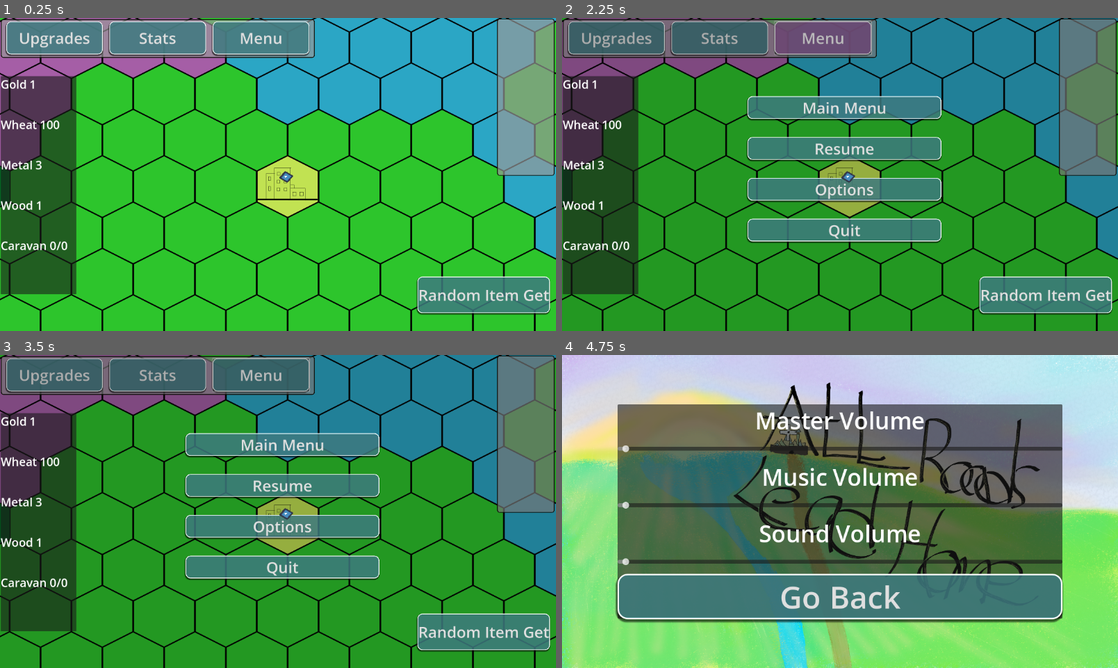
Above: before the commit, frames 1-4 (two rows, left to right).
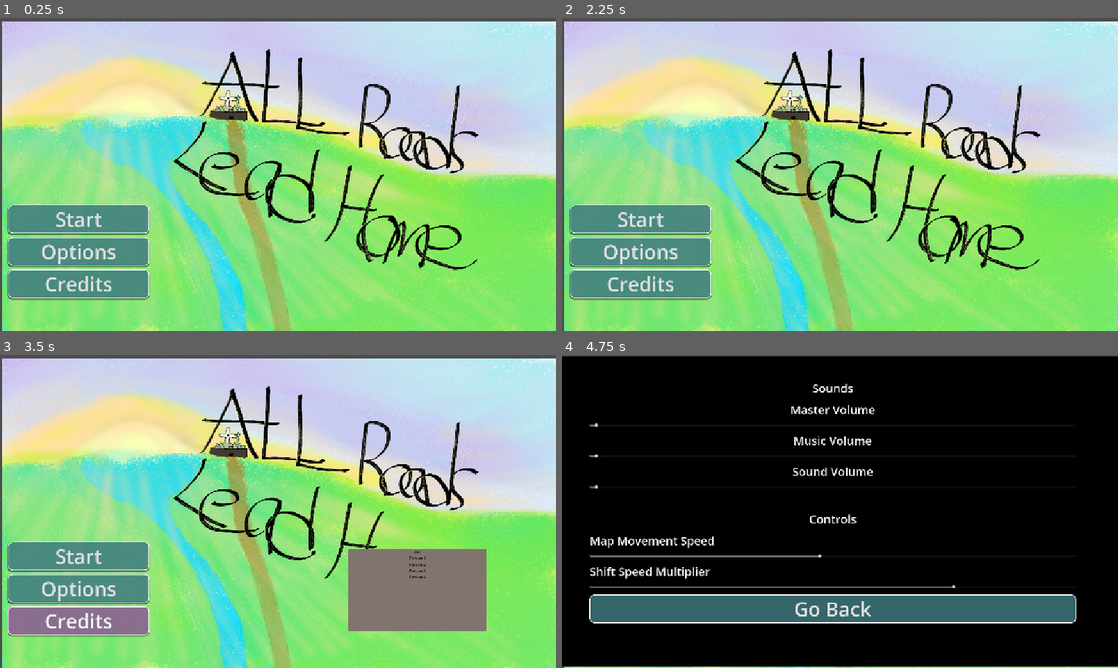
Above: after the commit, the same moments.

Repository: Group05Games/GMTK-Game-Jam-2025
Game: Godot game, scene res://Scenes/main_menu.tscn
Two runs of this game, one before a commit and one after it. Both use one fixed random seed, a clock stepped at 60 frames per second and the inputs below. Before the commit the project starts from res://Scenes/Main.tscn. The engine's default icon, where the game draws it, is replaced by a stand-in: a white triangle on a blue panel in a dark square.
Inputs (mouse positions are in pixels of both pictures, inside the frame that each line leads up to):
- Up to frame 1 (0.25 s): no input
- Up to frame 2 (2.25 s): click (639, 249) at 0.5 s, where only the run after the commit has a clickable "Options"; click (834, 271) at 1.25 s, where only the run after the commit has a clickable "Go Back"; click (823, 36) at 2 s, where only the run before the commit has a clickable "Menu"
- Up to frame 3 (3.5 s): click (77, 621) at 2.75 s, where only the run after the commit has a clickable "Credits"
- Up to frame 4 (4.75 s): click (845, 445) at 3.5 s, where only the run before the commit has a clickable "Main Menu"; click "Options" at 4.25 s

The runs differ from the first frame. In frame 1, 99% of the frame differs, in the area x 0-100%, y 0-100%; in frame 2, 100%; in frame 3, 100%; in frame 4, 93%.

Commit message:
Fixed bugs with main menu and added loading
Fixed bug where main menu couldn't be accessed after loading once.
Updated Project Settings for Itch.io useage.
Ran Test Upload to Itch.io using settings.

Diff:
--- /dev/null
+++ b/new-game-project/Assets/Main_Menu_Theme.tres
@@ -0,0 +1,13 @@
+[gd_resource type="Theme" load_steps=4 format=3 uid="uid://ccg6e0fetg1ag"]
+
+[ext_resource type="StyleBox" uid="uid://cyq5addfhgbpi" path="res://Assets/Button_Hover_Style_Box.tres" id="1_xs8k6"]
+[ext_resource type="StyleBox" uid="uid://cpowr0lmsvg8q" path="res://Assets/Button_Style_Box.tres" id="2_q05kj"]
+[ext_resource type="StyleBox" uid="uid://qhkm68ic818p" path="res://Assets/Button_Pressed_Style_Box.tres" id="3_4fmti"]
+
+[resource]
+Button/font_sizes/font_size = 82
+Button/styles/hover = ExtResource("1_xs8k6")
+Button/styles/normal = ExtResource("2_q05kj")
+Button/styles/pressed = ExtResource("3_4fmti")
+Label/font_sizes/font_size = 48
+Panel/styles/panel = null
--- /dev/null
+++ b/new-game-project/Assets/SoundSettings Theme.tres
@@ -0,0 +1,3 @@
+[gd_resource type="Theme" format=3 uid="uid://ojh06q2lrqd"]
+
+[resource]
--- a/new-game-project/Prefabs/Camera.tscn
+++ b/new-game-project/Prefabs/Camera.tscn
@@ -3,8 +3,8 @@
 [ext_resource type="Script" uid="uid://b6yr7h2iwq52" path="res://Script/CameraController.gd" id="1_regp8"]
 [ext_resource type="Theme" uid="uid://ccoc373wmcfuo" path="res://Assets/Stats_Theme.tres" id="2_yp6pr"]
 [ext_resource type="PackedScene" uid="uid://muge8i3t54oq" path="res://Prefabs/Pause_Menu.tscn" id="3_yp6pr"]
+[ext_resource type="Theme" uid="uid://ccg6e0fetg1ag" path="res://Assets/Main_Menu_Theme.tres" id="4_s857k"]
 [ext_resource type="Script" uid="uid://d0xdcg0uqxfo2" path="res://Script/Stats_Controller.gd" id="4_twoia"]
-[ext_resource type="Theme" uid="uid://bnhtrws5r2en4" path="res://Assets/Menu_Theme.tres" id="5_s857k"]
 
 [node name="Camera2D" type="Camera2D"]
 zoom = Vector2(0.5, 0.5)
@@ -45,26 +45,22 @@
 text = "Menu"
 
 [node name="LogPanel" type="Panel" parent="."]
-offset_left = 908.0
+offset_left = 550.0
 offset_top = -645.0
-offset_right = 1146.0
+offset_right = 1150.0
 offset_bottom = 5.0
 theme = ExtResource("2_yp6pr")
 metadata/_edit_use_anchors_ = true
 
-[node name="PauseMenu" parent="." instance=ExtResource("3_yp6pr")]
-visible = false
-anchors_preset = 0
-anchor_right = 0.0
-anchor_bottom = 0.0
-offset_left = -1163.0
-offset_top = -659.0
-offset_right = 1170.0
-offset_bottom = 656.0
-grow_horizontal = 1
-grow_vertical = 1
-size_flags_horizontal = 3
-size_flags_vertical = 3
+[node name="Log" type="Button" parent="LogPanel"]
+layout_mode = 0
+offset_left = 5.0
+offset_top = 590.0
+offset_right = 595.0
+offset_bottom = 641.0
+theme_override_font_sizes/font_size = 32
+text = "Hide"
+metadata/_edit_use_anchors_ = true
 
 [node name="UpgradesPanel" type="Control" parent="."]
 visible = false
@@ -129,14 +125,29 @@
 
 [node name="GiveMeRandomResource" type="Button" parent="StatsPanel"]
 layout_mode = 0
-offset_left = 578.0
-offset_top = 423.0
-offset_right = 1079.0
-offset_bottom = 574.0
-theme = ExtResource("5_s857k")
+offset_left = 314.0
+offset_top = 417.0
+offset_right = 1016.0
+offset_bottom = 568.0
+theme = ExtResource("4_s857k")
 text = "Random Item Get"
+
+[node name="PauseMenu" parent="StatsPanel" instance=ExtResource("3_yp6pr")]
+visible = false
+anchors_preset = 0
+anchor_right = 0.0
+anchor_bottom = 0.0
+offset_left = -1163.0
+offset_top = -659.0
+offset_right = 1170.0
+offset_bottom = 656.0
+grow_horizontal = 1
+grow_vertical = 1
+size_flags_horizontal = 3
+size_flags_vertical = 3
 
 [connection signal="pressed" from="MenuPanel/HBoxContainer/Upgrades" to="." method="_on_upgrades_pressed"]
 [connection signal="pressed" from="MenuPanel/HBoxContainer/Stats" to="." method="_on_stats_pressed"]
 [connection signal="pressed" from="MenuPanel/HBoxContainer/Menu" to="." method="_on_menu_pressed"]
+[connection signal="pressed" from="LogPanel/Log" to="." method="_on_log_pressed"]
 [connection signal="pressed" from="StatsPanel/GiveMeRandomResource" to="." method="_on_give_me_random_resource_pressed"]
--- a/new-game-project/Prefabs/Pause_Menu.tscn
+++ b/new-game-project/Prefabs/Pause_Menu.tscn
@@ -1,9 +1,12 @@
-[gd_scene load_steps=5 format=3 uid="uid://muge8i3t54oq"]
+[gd_scene load_steps=8 format=3 uid="uid://muge8i3t54oq"]
 
 [ext_resource type="Script" uid="uid://dnnnreklevlh6" path="res://Script/pause_menu.gd" id="1_tuk1o"]
 [ext_resource type="Theme" uid="uid://ccoc373wmcfuo" path="res://Assets/Stats_Theme.tres" id="2_wrvdy"]
-[ext_resource type="Theme" uid="uid://bnhtrws5r2en4" path="res://Assets/Menu_Theme.tres" id="3_n87o5"]
+[ext_resource type="Theme" uid="uid://ojh06q2lrqd" path="res://Assets/SoundSettings Theme.tres" id="3_lv2ct"]
 [ext_resource type="Script" uid="uid://bn4418bjysxsc" path="res://Script/Volume_Slider.gd" id="3_wrvdy"]
+[ext_resource type="Theme" uid="uid://ccg6e0fetg1ag" path="res://Assets/Main_Menu_Theme.tres" id="4_lv2ct"]
+[ext_resource type="Script" uid="uid://bex05e4bxbyc7" path="res://Script/MapSpeedSliders.gd" id="5_4en71"]
+[ext_resource type="Script" uid="uid://c0840n7vhiaus" path="res://Script/ShiftMapSpeedSliders.gd" id="6_ruja2"]
 
 [node name="PauseMenu" type="Control" groups=["PauseMenu"]]
 layout_mode = 3
@@ -18,13 +21,13 @@
 [node name="PauseDim" type="ColorRect" parent="."]
 layout_mode = 1
 anchors_preset = -1
-anchor_left = 0.00434028
-anchor_top = -0.00154321
-anchor_right = 0.999132
-anchor_bottom = 0.993827
+anchor_left = -0.914931
+anchor_top = -1.35648
+anchor_right = 1.91753
+anchor_bottom = 2.34414
 grow_horizontal = 2
 grow_vertical = 2
-color = Color(0, 0, 0, 0.227451)
+color = Color(0, 0, 0, 1)
 metadata/_edit_use_anchors_ = true
 
 [node name="PauseMenuContainer" type="MarginContainer" parent="."]
@@ -67,12 +70,18 @@
 anchor_bottom = 0.843364
 grow_horizontal = 2
 grow_vertical = 2
+theme = ExtResource("3_lv2ct")
 metadata/_edit_use_anchors_ = true
 
 [node name="VBoxContainer" type="VBoxContainer" parent="SoundMenuContainer"]
 layout_mode = 2
-theme = ExtResource("3_n87o5")
-theme_override_constants/separation = 17
+theme = ExtResource("4_lv2ct")
+theme_override_constants/separation = 23
+
+[node name="SoundsTitle" type="Label" parent="SoundMenuContainer/VBoxContainer"]
+layout_mode = 2
+text = "Sounds"
+horizontal_alignment = 1
 
 [node name="Master" type="Label" parent="SoundMenuContainer/VBoxContainer"]
 layout_mode = 2
@@ -104,6 +113,36 @@
 script = ExtResource("3_wrvdy")
 bus_Name = "Sound"
 
+[node name="Controls" type="Label" parent="SoundMenuContainer/VBoxContainer"]
+layout_mode = 2
+text = "
+Controls"
+horizontal_alignment = 1
+
+[node name="MapSpeed" type="Label" parent="SoundMenuContainer/VBoxContainer"]
+layout_mode = 2
+text = "Map Movement Speed"
+
+[node name="MoveSlider" type="HSlider" parent="SoundMenuContainer/VBoxContainer"]
+layout_mode = 2
+min_value = 100.0
+max_value = 2000.0
+step = 100.0
+value = 1000.0
+script = ExtResource("5_4en71")
+
+[node name="MapSpeed2" type="Label" parent="SoundMenuContainer/VBoxContainer"]
+layout_mode = 2
+text = "Shift Speed Multiplier"
+
+[node name="ShiftMoveSlider" type="HSlider" parent="SoundMenuContainer/VBoxContainer"]
+layout_mode = 2
+min_value = -1.0
+max_value = 3.0
+step = 0.1
+value = 2.0
+script = ExtResource("6_ruja2")
+
 [node name="GoBack" type="Button" parent="SoundMenuContainer/VBoxContainer"]
 layout_mode = 2
 text = "Go Back"
@@ -112,4 +151,6 @@
 [connection signal="pressed" from="PauseMenuContainer/VBoxContainer/Resume" to="." method="_on_resume_pressed"]
 [connection signal="pressed" from="PauseMenuContainer/VBoxContainer/Options" to="." method="_on_options_pressed"]
 [connection signal="pressed" from="PauseMenuContainer/VBoxContainer/Quit" to="." method="_on_quit_pressed"]
+[connection signal="drag_ended" from="SoundMenuContainer/VBoxContainer/MoveSlider" to="SoundMenuContainer/VBoxContainer/MoveSlider" method="_on_drag_ended"]
+[connection signal="drag_ended" from="SoundMenuContainer/VBoxContainer/ShiftMoveSlider" to="SoundMenuContainer/VBoxContainer/ShiftMoveSlider" method="_on_drag_ended"]
 [connection signal="pressed" from="SoundMenuContainer/VBoxContainer/GoBack" to="." method="_on_go_back_pressed"]
--- a/new-game-project/Prefabs/stats_panel.tscn
+++ b/new-game-project/Prefabs/stats_panel.tscn
@@ -19,14 +19,15 @@
 
 [node name="RichTextLabel" type="RichTextLabel" parent="Stats Panel"]
 layout_mode = 2
-anchor_left = 0.0375
-anchor_top = 0.0625
-anchor_right = 0.3875
-anchor_bottom = 0.4375
+anchor_left = 0.0388889
+anchor_top = 0.0666667
+anchor_right = 0.586111
+anchor_bottom = 0.925
 theme = SubResource("Theme_7q2vx")
 bbcode_enabled = true
 text = "Text 1"
 fit_content = true
+metadata/_edit_use_anchors_ = true
 
 [node name="Image" type="TextureRect" parent="Stats Panel"]
 custom_minimum_size = Vector2(20, 20)
--- a/new-game-project/Scenes/Main.tscn
+++ b/new-game-project/Scenes/Main.tscn
@@ -7,7 +7,6 @@
 [ext_resource type="TileSet" uid="uid://cp3r1y04vw1ab" path="res://Assets/Board_Tile_Tilemaps.tres" id="3_tq7qs"]
 [ext_resource type="Script" uid="uid://buj6ft1vvdf2f" path="res://addons/hexagon_tilemaplayer/hexagon_tilemaplayer.gd" id="4_asxmm"]
 [ext_resource type="PackedScene" uid="uid://bw2o1uuun6ifq" path="res://Prefabs/tile_information_display.tscn" id="7_jw32o"]
-[ext_resource type="PackedScene" uid="uid://muge8i3t54oq" path="res://Prefabs/Pause_Menu.tscn" id="8_50glp"]
 
 [sub_resource type="Curve2D" id="Curve2D_feffm"]
 _data = {
@@ -20,6 +19,7 @@
 
 [node name="HexagonTileMapLayer" type="TileMapLayer" parent="."]
 show_behind_parent = true
+z_index = -2
 tile_map_data = PackedByteArray("AAABAP7/AwAAAAAAAAD/////AAAAAAAAAAD//wAAAAAAAAAAAAD//wEAAAAAAAAAAAAAAP//AAAAAAAAAAAAAA …(15552 unchanged characters)…
 tile_set = ExtResource("3_tq7qs")
 script = ExtResource("4_asxmm")
@@ -27,7 +27,6 @@
 metadata/_edit_lock_ = true
 
 [node name="Camera2D" parent="." instance=ExtResource("2_feffm")]
-position = Vector2(88, 78)
 
 [node name="Path2D2" type="Path2D" parent="."]
 self_modulate = Color(0.694118, 0.709804, 0, 1)
@@ -43,6 +42,7 @@
 loop = false
 
 [node name="Caravan" type="Sprite2D" parent="Path2D2/PathFollow2D"]
+z_index = -1
 scale = Vector2(0.055, 0.055)
 texture = ExtResource("1_5jne7")
 script = ExtResource("2_7cirs")
@@ -52,6 +52,3 @@
 one_shot = true
 
 [node name="TileInformationDisplay" parent="." instance=ExtResource("7_jw32o")]
-
-[node name="PauseMenu" parent="." instance=ExtResource("8_50glp")]
-visible = false
--- a/new-game-project/Scenes/main_menu.tscn
+++ b/new-game-project/Scenes/main_menu.tscn
@@ -1,10 +1,13 @@
-[gd_scene load_steps=6 format=3 uid="uid://clsvi4r7521vx"]
+[gd_scene load_steps=9 format=3 uid="uid://clsvi4r7521vx"]
 
 [ext_resource type="Script" uid="uid://duova4pchps62" path="res://Script/Main_Menu_Controller.gd" id="1_1ehe0"]
 [ext_resource type="Texture2D" uid="uid://bxcoa8qiwgsy4" path="res://Imports/All Roads Lead To Home.png" id="1_48xlc"]
-[ext_resource type="Theme" uid="uid://bnhtrws5r2en4" path="res://Assets/Menu_Theme.tres" id="2_1ehe0"]
+[ext_resource type="Theme" uid="uid://ccg6e0fetg1ag" path="res://Assets/Main_Menu_Theme.tres" id="3_yhxw7"]
 [ext_resource type="Script" uid="uid://bn4418bjysxsc" path="res://Script/Volume_Slider.gd" id="4_ce3w2"]
 [ext_resource type="Theme" uid="uid://ddwcownhfnpwi" path="res://Assets/Credits_Theme.tres" id="5_n45e2"]
+[ext_resource type="Theme" uid="uid://ojh06q2lrqd" path="res://Assets/SoundSettings Theme.tres" id="5_yhxw7"]
+[ext_resource type="Script" uid="uid://bex05e4bxbyc7" path="res://Script/MapSpeedSliders.gd" id="7_trj04"]
+[ext_resource type="Script" uid="uid://c0840n7vhiaus" path="res://Script/ShiftMapSpeedSliders.gd" id="8_16hvj"]
 
 [node name="MainMenu" type="Control"]
 layout_mode = 3
@@ -15,21 +18,26 @@
 grow_vertical = 2
 script = ExtResource("1_1ehe0")
 
+[node name="Camera2D" type="Camera2D" parent="."]
+zoom = Vector2(0.5, 0.5)
+
 [node name="Background" type="TextureRect" parent="."]
 z_index = -10
 layout_mode = 0
-offset_right = 1920.0
-offset_bottom = 1080.0
+offset_left = -1143.0
+offset_top = -634.0
+offset_right = 2682.0
+offset_bottom = 1503.0
 scale = Vector2(0.6, 0.6)
 texture = ExtResource("1_48xlc")
 
 [node name="MarginContainer" type="MarginContainer" parent="."]
 layout_mode = 1
 anchors_preset = -1
-anchor_left = 0.00694444
-anchor_top = 0.479938
-anchor_right = 0.25
-anchor_bottom = 1.00772
+anchor_left = -0.985243
+anchor_top = 0.16821
+anchor_right = -0.449653
+anchor_bottom = 0.978395
 grow_horizontal = 0
 grow_vertical = 0
 theme_override_constants/margin_left = 15
@@ -40,7 +48,7 @@
 
 [node name="VBoxContainer" type="VBoxContainer" parent="MarginContainer"]
 layout_mode = 2
-theme = ExtResource("2_1ehe0")
+theme = ExtResource("3_yhxw7")
 theme_override_constants/separation = 15
 
 [node name="Start" type="Button" parent="MarginContainer/VBoxContainer"]
@@ -55,26 +63,67 @@
 layout_mode = 2
 text = "Credits"
 
+[node name="Credits" type="Panel" parent="."]
+visible = false
+layout_mode = 1
+anchors_preset = -1
+anchor_left = 0.25217
+anchor_top = 0.237654
+anchor_right = 0.74783
+anchor_bottom = 0.762346
+grow_horizontal = 2
+grow_vertical = 2
+theme = ExtResource("5_n45e2")
+metadata/_edit_use_anchors_ = true
+
+[node name="Label" type="Label" parent="Credits"]
+layout_mode = 0
+offset_right = 573.0
+offset_bottom = 336.0
+text = "Art
+Person 1
+Person 2
+Person 3
+Person 4"
+horizontal_alignment = 1
+
+[node name="PauseDim" type="ColorRect" parent="."]
+visible = false
+layout_mode = 2
+offset_left = -1153.0
+offset_top = -642.0
+offset_right = 1160.0
+offset_bottom = 641.0
+grow_horizontal = 2
+grow_vertical = 2
+color = Color(0, 0, 0, 1)
+metadata/_edit_use_anchors_ = true
+
 [node name="SoundMenuContainer" type="MarginContainer" parent="."]
 visible = false
 layout_mode = 1
 anchors_preset = -1
-anchor_left = 0.0998264
-anchor_top = 0.156636
-anchor_right = 0.900174
-anchor_bottom = 0.843364
+anchor_left = -0.90191
+anchor_top = -0.841049
+anchor_right = 0.84809
+anchor_bottom = 0.856481
 grow_horizontal = 2
 grow_vertical = 2
+theme = ExtResource("5_yhxw7")
+theme_override_constants/margin_left = 0
+theme_override_constants/margin_top = 0
+theme_override_constants/margin_right = 0
 metadata/_edit_use_anchors_ = true
-
-[node name="Panel" type="Panel" parent="SoundMenuContainer"]
-z_index = -4
-layout_mode = 2
 
 [node name="VBoxContainer" type="VBoxContainer" parent="SoundMenuContainer"]
 layout_mode = 2
-theme = ExtResource("2_1ehe0")
-theme_override_constants/separation = 17
+theme = ExtResource("3_yhxw7")
+theme_override_constants/separation = 23
+
+[node name="SoundsTitle" type="Label" parent="SoundMenuContainer/VBoxContainer"]
+layout_mode = 2
+text = "Sounds"
+horizontal_alignment = 1
 
 [node name="Master" type="Label" parent="SoundMenuContainer/VBoxContainer"]
 layout_mode = 2
@@ -104,38 +153,45 @@
 [node name="VolumeSliderSound" type="HSlider" parent="SoundMenuContainer/VBoxContainer"]
 layout_mode = 2
 script = ExtResource("4_ce3w2")
-bus_Name = "Sounds"
+bus_Name = "Sound"
+
+[node name="Controls" type="Label" parent="SoundMenuContainer/VBoxContainer"]
+layout_mode = 2
+text = "
+Controls"
+horizontal_alignment = 1
+
+[node name="MapSpeed" type="Label" parent="SoundMenuContainer/VBoxContainer"]
+layout_mode = 2
+text = "Map Movement Speed"
+
+[node name="MoveSlider" type="HSlider" parent="SoundMenuContainer/VBoxContainer"]
+layout_mode = 2
+min_value = 100.0
+max_value = 2000.0
+step = 100.0
+value = 1000.0
+script = ExtResource("7_trj04")
+
+[node name="MapSpeed2" type="Label" parent="SoundMenuContainer/VBoxContainer"]
+layout_mode = 2
+text = "Shift Speed Multiplier"
+
+[node name="ShiftMoveSlider" type="HSlider" parent="SoundMenuContainer/VBoxContainer"]
+layout_mode = 2
+min_value = -1.0
+max_value = 3.0
+step = 0.1
+value = 2.0
+script = ExtResource("8_16hvj")
 
 [node name="GoBack" type="Button" parent="SoundMenuContainer/VBoxContainer"]
-z_index = 1
 layout_mode = 2
 text = "Go Back"
-
-[node name="Credits" type="Panel" parent="."]
-visible = false
-layout_mode = 1
-anchors_preset = -1
-anchor_left = 0.25217
-anchor_top = 0.237654
-anchor_right = 0.74783
-anchor_bottom = 0.762346
-grow_horizontal = 2
-grow_vertical = 2
-theme = ExtResource("5_n45e2")
-metadata/_edit_use_anchors_ = true
-
-[node name="Label" type="Label" parent="Credits"]
-layout_mode = 0
-offset_right = 573.0
-offset_bottom = 336.0
-text = "Art
-Person 1
-Person 2
-Person 3
-Person 4"
-horizontal_alignment = 1
 
 [connection signal="pressed" from="MarginContainer/VBoxContainer/Start" to="." method="_on_start_pressed"]
 [connection signal="pressed" from="MarginContainer/VBoxContainer/Options" to="." method="_on_options_pressed"]
 [connection signal="pressed" from="MarginContainer/VBoxContainer/Credits" to="." method="_on_credits_pressed"]
+[connection signal="drag_ended" from="SoundMenuContainer/VBoxContainer/MoveSlider" to="SoundMenuContainer/VBoxContainer/MoveSlider" method="_on_drag_ended"]
+[connection signal="drag_ended" from="SoundMenuContainer/VBoxContainer/ShiftMoveSlider" to="SoundMenuContainer/VBoxContainer/ShiftMoveSlider" method="_on_drag_ended"]
 [connection signal="pressed" from="SoundMenuContainer/VBoxContainer/GoBack" to="." method="_on_go_back_pressed"]
--- a/new-game-project/Script/CameraController.gd
+++ b/new-game-project/Script/CameraController.gd
@@ -5,7 +5,9 @@
 @onready var menu: Button = $MenuPanel/HBoxContainer/Menu
 @onready var stats_panel: Control = $StatsPanel
 @onready var upgrades_panel: Control = $UpgradesPanel
-var LogShow
+@onready var log_panel: Panel = $LogPanel
+
+var LogShow : bool = true
 
 func _physics_process(delta: float) -> void:
 	handle_movement(delta)
@@ -16,7 +18,9 @@
 
 func handle_movement(delta: float) -> void:
 	var input_vector := Input.get_vector("Left", "Right", "Up", "Down")
-	if input_vector != Vector2.ZERO:
+	if input_vector != Vector2.ZERO && Input.is_action_pressed("Shift"):
+		self.global_position += input_vector * GlobalSettings.MoveSpeed * 2 * delta
+	elif input_vector != Vector2.ZERO:
 		self.global_position += input_vector * GlobalSettings.MoveSpeed * delta
 
 func handle_zoom() -> void:
@@ -58,7 +62,11 @@
 
 	#GlobalSettings.CityInventory.addArray([GlobalSettings.ResourceType.vrng, GlobalSettings.ResourceType[str(rng)]], [2, 1])
 
-
-
 func _on_log_pressed() -> void:
-	pass # Replace with function body.
+	if LogShow == true:
+		log_panel.position = lerp(log_panel.position, log_panel.position - Vector2(0, 750), .8)
+		log_panel.get_child(0).text = "Show"
+	else:
+		log_panel.position = lerp(log_panel.position, log_panel.position + Vector2(0, 750), .8)
+		log_panel.get_child(0).text = "Hide"
+	LogShow = !LogShow
--- a/new-game-project/Script/GlobalEventBusController.gd
+++ b/new-game-project/Script/GlobalEventBusController.gd
@@ -4,6 +4,7 @@
 @onready var pause_menu = get_tree().get_first_node_in_group("PauseMenu")
 
 func PauseMenu():
+	pause_menu = get_tree().get_first_node_in_group("PauseMenu")
 	if paused:
 		GlobalSettings.InMenu = false
 		pause_menu.pause_menu_container.visible = true
--- a/new-game-project/Script/GlobalSettings.gd
+++ b/new-game-project/Script/GlobalSettings.gd
@@ -32,6 +32,7 @@
 
 var ScrollSpeed : float = 0.2
 var MoveSpeed : float = 1000
+var ShiftMoveSpeed : float = 2.0
 var MaxZoom : float = 2.0
 var MinZoom : float = 0.1
 var InMenu : bool = false
--- a/new-game-project/Script/Main_Menu_Controller.gd
+++ b/new-game-project/Script/Main_Menu_Controller.gd
@@ -5,6 +5,7 @@
 
 @onready var SoundMenu: MarginContainer = $SoundMenuContainer
 @onready var Credits: Panel = $Credits
+@onready var pause_dim: ColorRect = $PauseDim
 
 # Called when the node enters the scene tree for the first time.
 func _ready() -> void:
@@ -17,6 +18,7 @@
 
 func _on_options_pressed() -> void:
 	MainButtons.visible = !MainButtons.visible
+	pause_dim.visible = !pause_dim.visible
 	SoundMenu.visible = !SoundMenu.visible
 
 
@@ -26,4 +28,5 @@
 
 func _on_go_back_pressed() -> void:
 	MainButtons.visible = !MainButtons.visible
+	pause_dim.visible = !pause_dim.visible
 	SoundMenu.visible = !SoundMenu.visible
--- /dev/null
+++ b/new-game-project/Script/MapSpeedSliders.gd
@@ -0,0 +1,9 @@
+extends HSlider
+
+
+# Called when the node enters the scene tree for the first time.
+func _ready() -> void:
+	value = GlobalSettings.MoveSpeed
+
+func _on_drag_ended(value_changed: bool) -> void:
+		GlobalSettings.MoveSpeed = value
--- /dev/null
+++ b/new-game-project/Script/ShiftMapSpeedSliders.gd
@@ -0,0 +1,9 @@
+extends HSlider
+
+
+# Called when the node enters the scene tree for the first time.
+func _ready() -> void:
+	value = GlobalSettings.ShiftMoveSpeed
+
+func _on_drag_ended(value_changed: bool) -> void:
+	GlobalSettings.ShiftMoveSpeed = value
--- a/new-game-project/Script/pause_menu.gd
+++ b/new-game-project/Script/pause_menu.gd
@@ -5,7 +5,8 @@
 @onready var sound_menu_container: MarginContainer = $SoundMenuContainer
 
 func _on_main_menu_pressed() -> void:
-	get_tree().change_scene_to_packed(Main_Menu)
+	GlobalEventBusController.PauseMenu()
+	get_tree().change_scene_to_file("res://Scenes/main_menu.tscn")
 
 
 func _on_options_pressed() -> void:
--- a/new-game-project/project.godot
+++ b/new-game-project/project.godot
@@ -11,7 +11,7 @@
 [application]
 
 config/name="New Game Project"
-run/main_scene="uid://dpwvrpmexdr2q"
+run/main_scene="uid://clsvi4r7521vx"
 config/features=PackedStringArray("4.4", "Forward Plus")
 config/icon="res://icon.svg"
 
@@ -28,7 +28,7 @@
 
 [display]
 
-window/stretch/mode="viewport"
+window/stretch/mode="canvas_items"
 window/stretch/aspect="expand"
 
 [dotnet]
@@ -91,3 +91,12 @@
 "events": [Object(InputEventKey,"resource_local_to_scene":false,"resource_name":"","device":-1,"window_id":0,"alt_press …(195 unchanged characters)…
 ]
 }
+Shift={
+"deadzone": 0.2,
+"events": [Object(InputEventKey,"resource_local_to_scene":false,"resource_name":"","device":-1,"window_id":0,"alt_pressed":false,"shift_pressed":false,"ctrl_pressed":false,"meta_pressed":false,"pressed":false,"keycode":0,"physical_keycode":4194325,"key_label":0,"unicode":0,"location":0,"echo":false,"script":null)
+]
+}
+
+[rendering]
+
+2d/sdf/scale=0
Not shown: 1 places in new-game-project/Scenes/Main.tscn that only renumber resources
Not shown, added: new-game-project/Script/MapSpeedSliders.gd.uid
Not shown, added: new-game-project/Script/ShiftMapSpeedSliders.gd.uid
Not shown, added: new-game-project/export_presets.cfg
